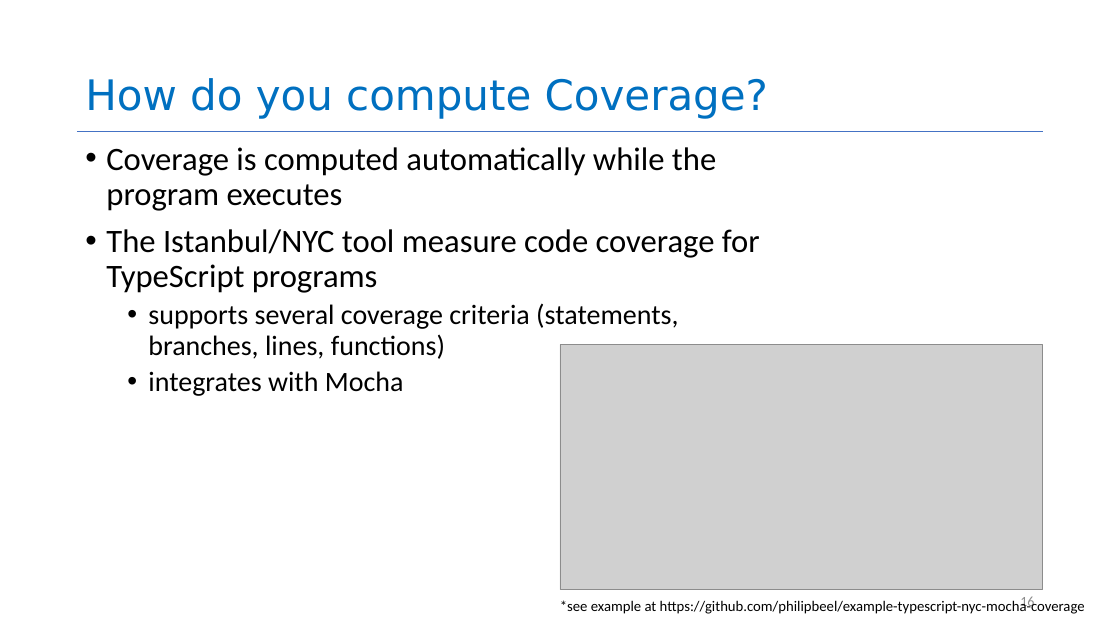
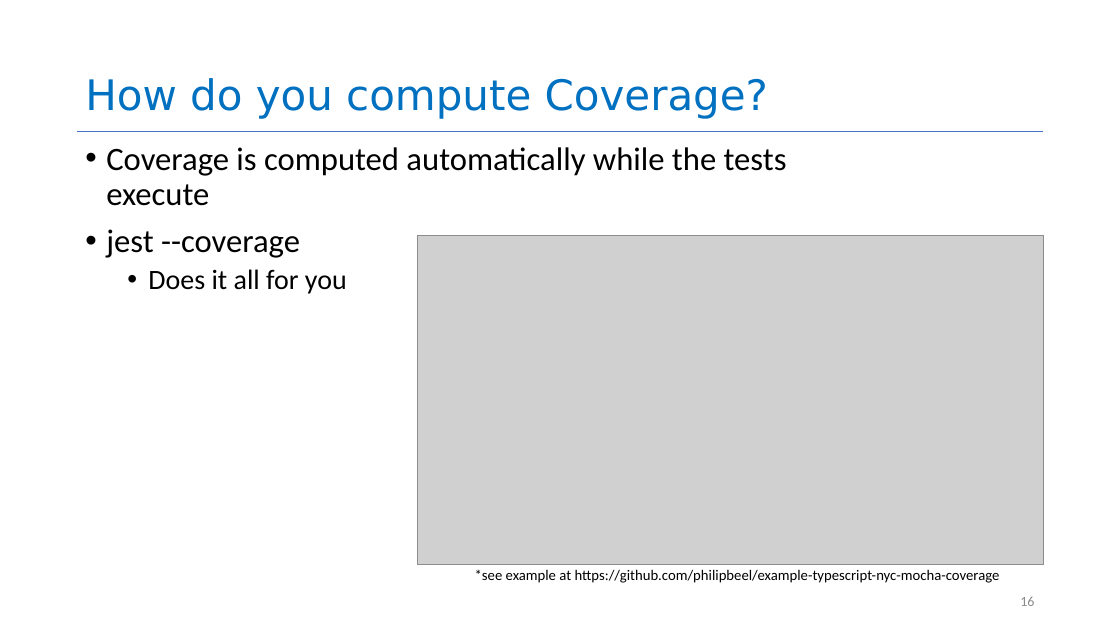
Before and after one commit to neu-se/CS4530-Spring-2022, a slide deck: slide 16 of Slides/Lesson 5.2 Evaluating Tests.pptx. Drawn at 1120x630 pixels with LibreOffice and Linux fonts; fonts in the diff are those of the drawing; grey boxes stand for pictures. Boxes give left, top, right and bottom in pixels: in the first picture for what was removed or moved away, otherwise in the second. Text is boxed around its words. In the diff, an @@ line names an element or a change of style, - is before the commit and + after.

```diff
--- a/Slides/Lesson 5.2 Evaluating Tests.pptx
+++ b/Slides/Lesson 5.2 Evaluating Tests.pptx
@@ text at bbox=[106, 147, 787, 294]: text changed @@
-• Coverage is computed automatically while the program executes
-• The Istanbul/NYC tool measure code coverage for TypeScript programs
-  • supports several coverage criteria (statements, branches, lines, functions)
-  • integrates with Mocha
+• Coverage is computed automatically while the tests execute
+• jest --coverage
+  • Does it all for you
@@ picture: place and size @@
-picture at bbox=[560, 344, 1044, 590]
+picture at bbox=[418, 236, 1043, 565]
@@ text "*see example at https://github.com/philipbeel/example-typesc ...": place and size @@
-text "*see example at https://github.com/philipbeel/example-typesc ..." at bbox=[560, 598, 1085, 614]
+text "*see example at https://github.com/philipbeel/example-typesc ..." at bbox=[475, 569, 1000, 583]
```
Also in this commit, not shown: 3 other slides changed, 1 other file.
